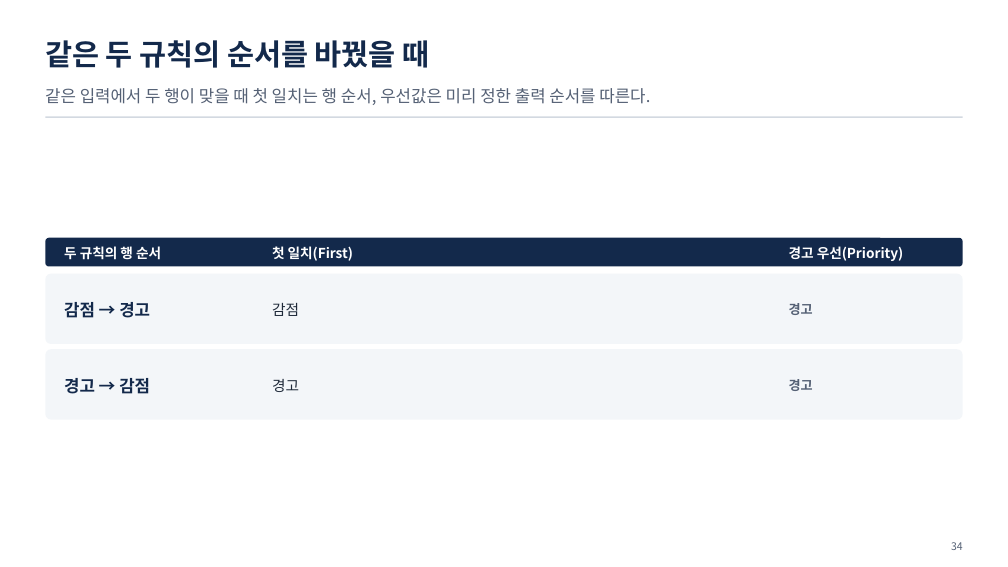
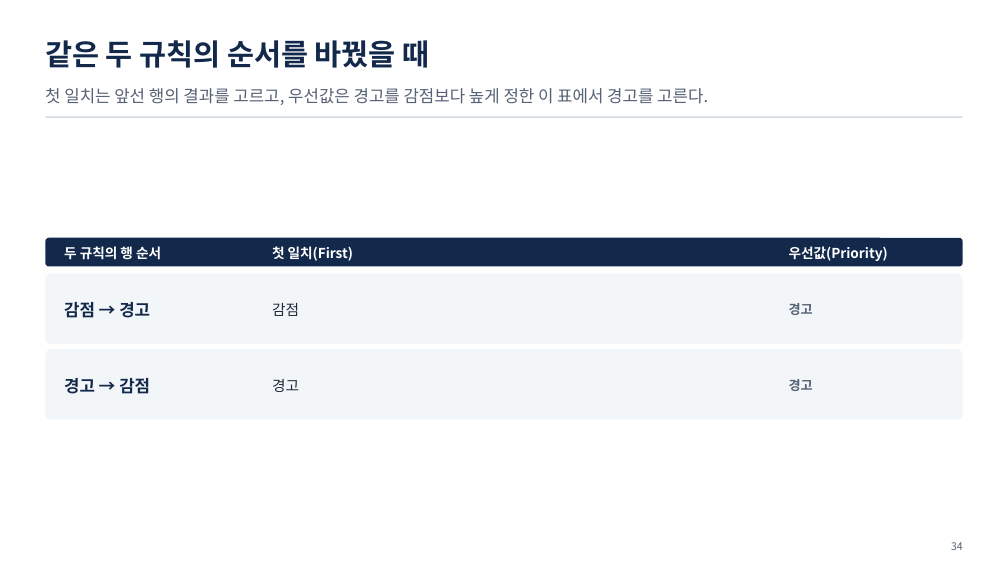
Before and after one commit to uengine-oss/hyd-iot-edu, a slide deck: slide 34 of workspace/강의제작/산출물/통합반/이론/03회차/통합반_03일차.pptx. Drawn at 1008x567 pixels with LibreOffice and Linux fonts; fonts in the diff are those of the drawing. Boxes give left, top, right and bottom in pixels: in the first picture for what was removed or moved away, otherwise in the second. Text is boxed around its words. In the diff, an @@ line names an element or a change of style, - is before the commit and + after.

Commit message:
통합 3회차 판단 규칙의 논리곱과 일치 정책을 설명하고 오프라인 대응 장을 일치시킴

```diff
--- a/workspace/강의제작/산출물/통합반/이론/03회차/통합반_03일차.pptx
+++ b/workspace/강의제작/산출물/통합반/이론/03회차/통합반_03일차.pptx
@@ text at <box>45,88,708,105</box>: text changed @@
-같은 입력에서 두 행이 맞을 때 첫 일치는 행 순서, 우선값은 미리 정한 출력 순서를 따른다.
+첫 일치는 앞선 행의 결과를 고르고, 우선값은 경고를 감점보다 높게 정한 이 표에서 경고를 고른다.
@@ text at <box>789,246,888,261</box>: text changed @@
-경고 우선(Priority)
+우선값(Priority)
```
Also in this commit, not shown: 3 other slides changed, 4 other files.
